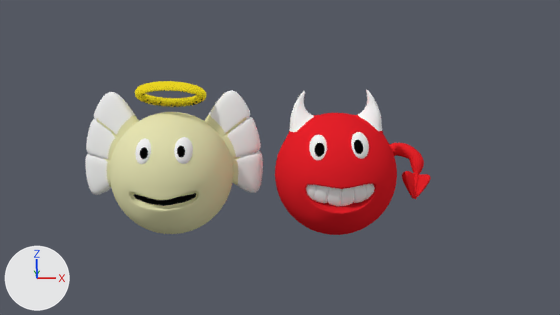
Renders of the Blender file 01-Models/ck-engel_teufel.blend from each side of a commit.
Both versions are drawn from the file's camera 'Camera'. Arrows for +X, +Y and +Z are at lower left; the lights stay in place.
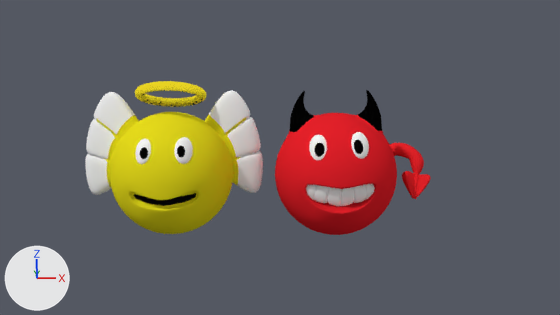
Changed parts and their boxes (x1, y1, x2, y2) in the pictures (560 x 315 px):
'Sphere.001', recoloured (beige to yellow): (94, 108, 256, 234) in both
'Sphere', recoloured (white to black): (288, 90, 383, 136) in both

Patch to the scene script:
```diff
--- a/01-Models/ck-engel_teufel.blend.py
+++ b/01-Models/ck-engel_teufel.blend.py
@@ mat_material_001 @@
 mat_material_001 = diffuse_material('Material.001')
-mat_material_001.base_color = (0.8, 0.782, 0.455)  # beige #e7e5b4
+mat_material_001.base_color = (0.8, 0.718, 0.012)  # yellow #e7dc1d
@@ mat_hörner @@
 mat_hörner = diffuse_material('Hörner')
-mat_hörner.base_color = (1.0, 1.0, 1.0)  # white #ffffff
+mat_hörner.base_color = (0.00103, 0.00103, 0.00103)  # black #030303
```
